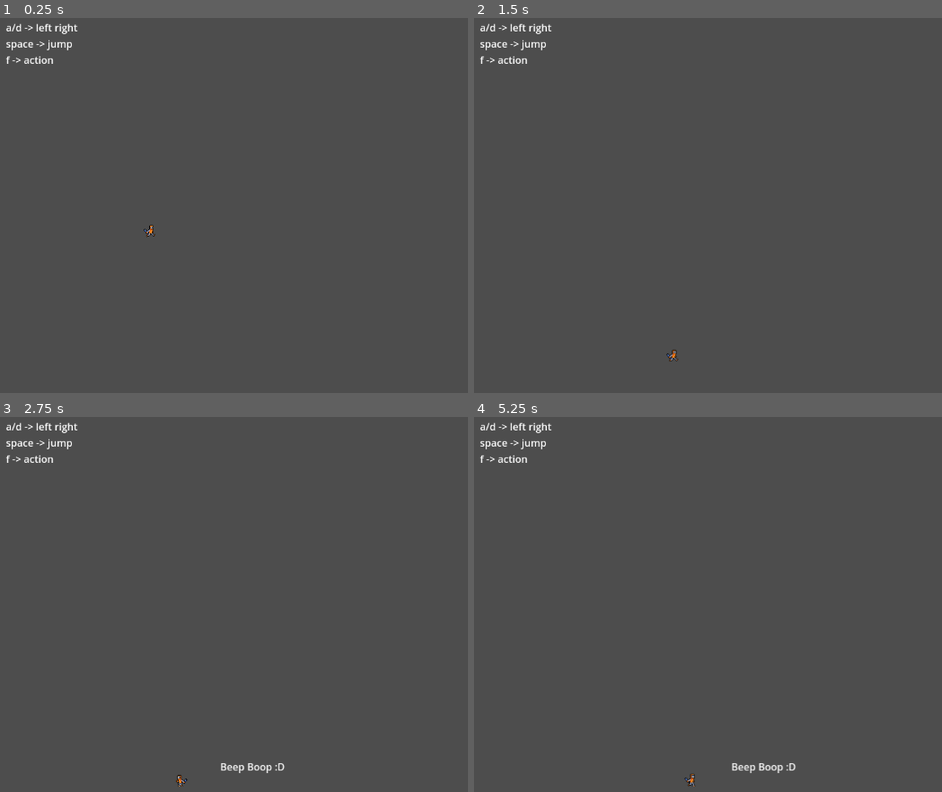
Above: before the commit, frames 1-4 (two rows, left to right).
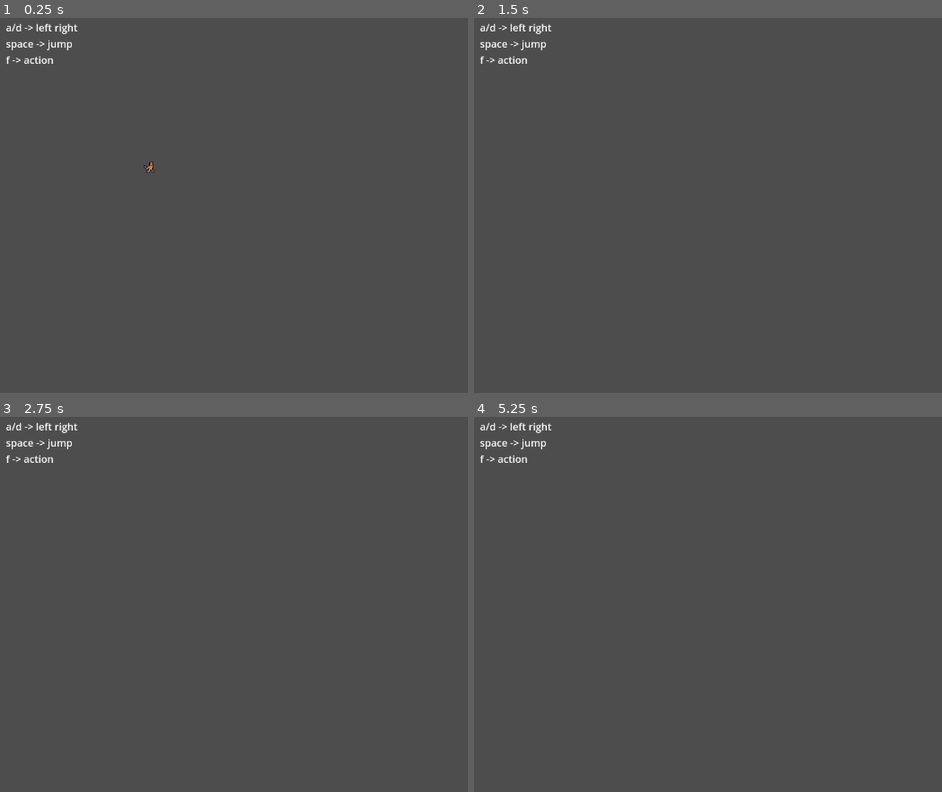
Above: after the commit, the same moments.

Repository: Cradac/H.O.R.S.T.
Game: Godot game, scene res://basic_scene.tscn
Two runs of this game, one before a commit and one after it. Both use one fixed random seed, a clock stepped at 60 frames per second and the inputs below. The engine's default icon, where the game draws it, is replaced by a stand-in: a white triangle on a blue panel in a dark square.
Inputs:
- Up to frame 1 (0.25 s): no input
- Up to frame 2 (1.5 s): hold F (action) 0.53-1.28 s; hold Right (move_right) from 0.53 s (still down); tap Space (jump) at 0.77, 0.8, 1.07, 1.35 s
- Up to frame 3 (2.75 s): tap Space (jump) at 1.52, 1.82, 2.3 s; tap F (action) at 1.55 s; release Right (move_right) at 2.03 s; hold Left (move_left) from 2.03 s (still down); hold F (action) from 2.03 s (still down)
- Up to frame 4 (5.25 s): release Left (move_left) at 2.78 s; release F (action) at 2.78 s; hold Right (move_right) 2.78-4.28 s; tap F (action) at 2.85, 4.35 s; tap Space (jump) at 3.02, 3.32, 3.6, 3.77, 4.07, 4.25, 4.52, 4.82 s; tap Enter at 3.5, 5 s; hold Left (move_left) 4.28-5.03 s; hold Right (move_right) from 5.03 s (still down); hold F (action) from 5.03 s (still down)

The runs differ from the first frame. In frame 1, less than 0.1% of the frame differs, in the area x 30-34%, y 38-59%; in frame 2, less than 0.1%; in frame 3, 0.2%; in frame 4, 0.2%, in the area x 44-69%, y 92-99%.

Commit message:
speed and jump tweaks

Diff:
--- a/Character.gd
+++ b/Character.gd
@@ -1,9 +1,9 @@
 class_name Player extends CharacterBody2D
 
-@export var MAX_SPEED = 500
-@export var ACCELERATION = 500
+@export var MAX_SPEED = 200
+@export var ACCELERATION = 300
 @export var FRICTION = 500
-@export var JUMP_FORCE = 600
+@export var JUMP_FORCE = 250
 @export var GRAVITY = 500
 
 @onready var _animated_sprite = $AnimatedSprite2D
@@ -56,10 +56,12 @@
 
 	velocity.y += GRAVITY * delta
 	if Input.is_action_just_pressed("jump") and may_i_jump():
-		velocity.y -=  JUMP_FORCE
-		_animated_sprite.play("jump")
+		#velocity.y -= JUMP_FORCE
+		jump(JUMP_FORCE)
 
-	velocity = velocity.limit_length(MAX_SPEED)
+
+	velocity.x = velocity.limit_length(MAX_SPEED).x
+	print(MAX_SPEED)
 	print(velocity)
 	move_and_slide()
 	prev_x = x
@@ -71,6 +73,10 @@
 		velocity = Vector2.ZERO
 
 
+func jump(force):
+	velocity.y -= force
+	_animated_sprite.play("jump")
+
 func may_i_jump():
 	#this is a place for doublejump logic and other funky jumpy stuff
 	return is_on_floor()
--- a/basic_scene.tscn
+++ b/basic_scene.tscn
@@ -29,12 +29,11 @@
 
 [node name="Character" parent="." instance=ExtResource("1_2cpjx")]
 position = Vector2(332, 235)
-MAX_SPEED = 600
+MAX_SPEED = 200
 ACCELERATION = 300
 FRICTION = 1500
-JUMP_FORCE = 1000
-GRAVITY = 5000
-ram_size = 1
+JUMP_FORCE = 250
+GRAVITY = 500
 
 [node name="StaticBody2D" type="StaticBody2D" parent="."]
 position = Vector2(333, 494)
--- a/character.tscn
+++ b/character.tscn
@@ -10,8 +10,9 @@
 [node name="Character" type="CharacterBody2D"]
 script = ExtResource("1_chlop")
 MAX_SPEED = 50
-JUMP_FORCE = 300
-GRAVITY = 1500
+ACCELERATION = 10
+JUMP_FORCE = 100
+GRAVITY = 100
 
 [node name="Sprite2D" type="Sprite2D" parent="."]
 visible = false
--- a/extensions/DoubleJump.gd
+++ b/extensions/DoubleJump.gd
@@ -8,8 +8,9 @@
 func handle_action(character: Player, delta):
 	if !character.is_on_floor():
 		if Input.is_action_just_pressed("jump") && can_use():
-			character.velocity.y -=  character.JUMP_FORCE
-			character._animated_sprite.play("jump")
+			#character.velocity.y -=  character.JUMP_FORCE
+			#character._animated_sprite.play("jump")
+			character.jump(character.JUMP_FORCE / 2)
 			used_jump = true
 	else:
 		used_jump = false
